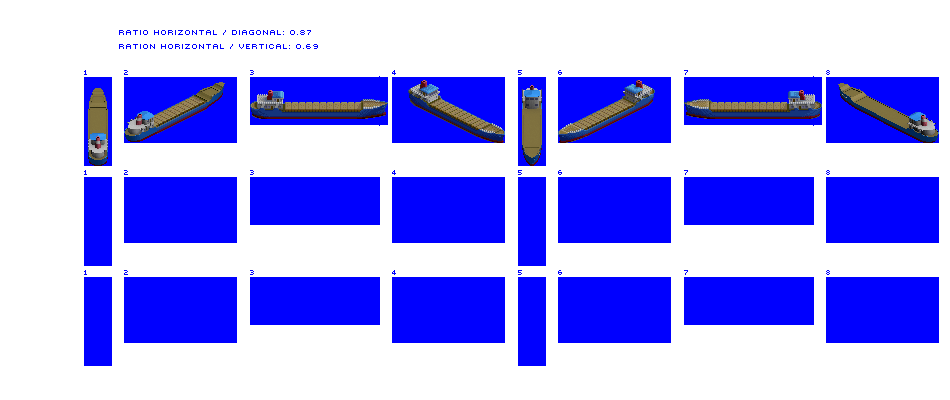
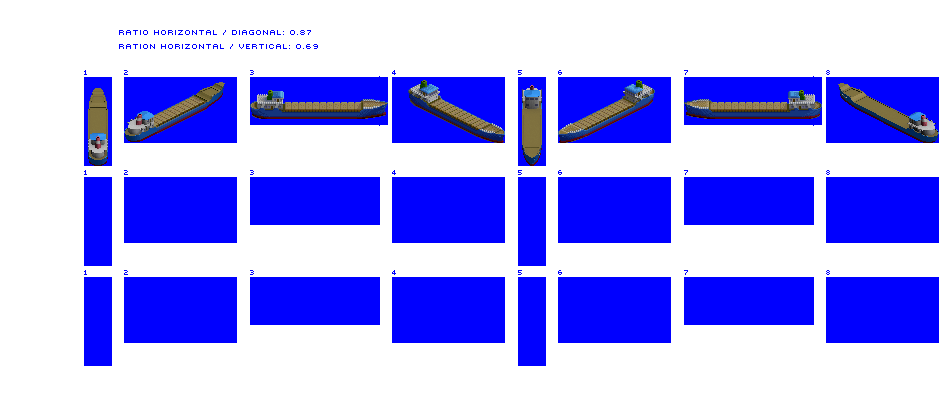
Revision of a layered 950x400 image; what changed, layer by layer:
painted on "Coaster" over [267, 80, 805, 100]
